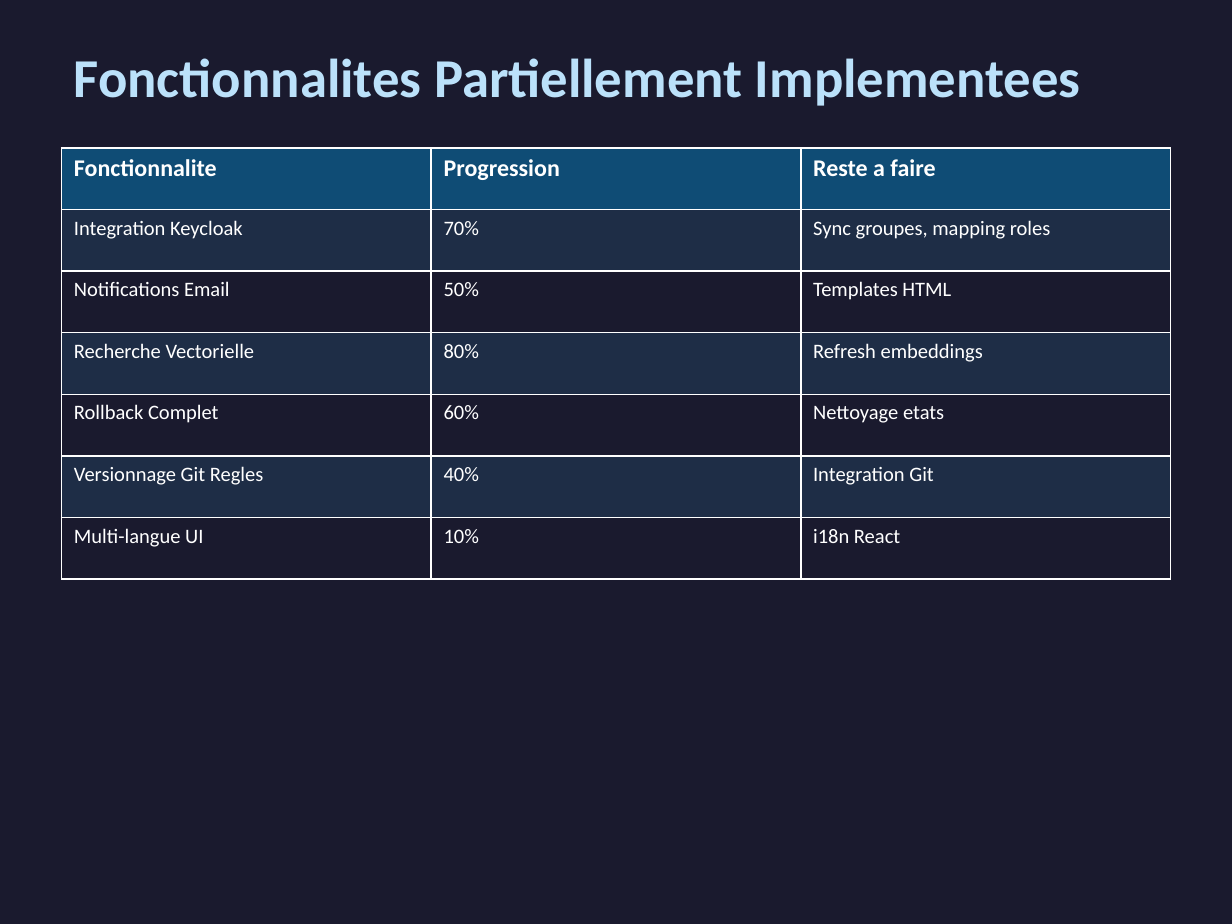
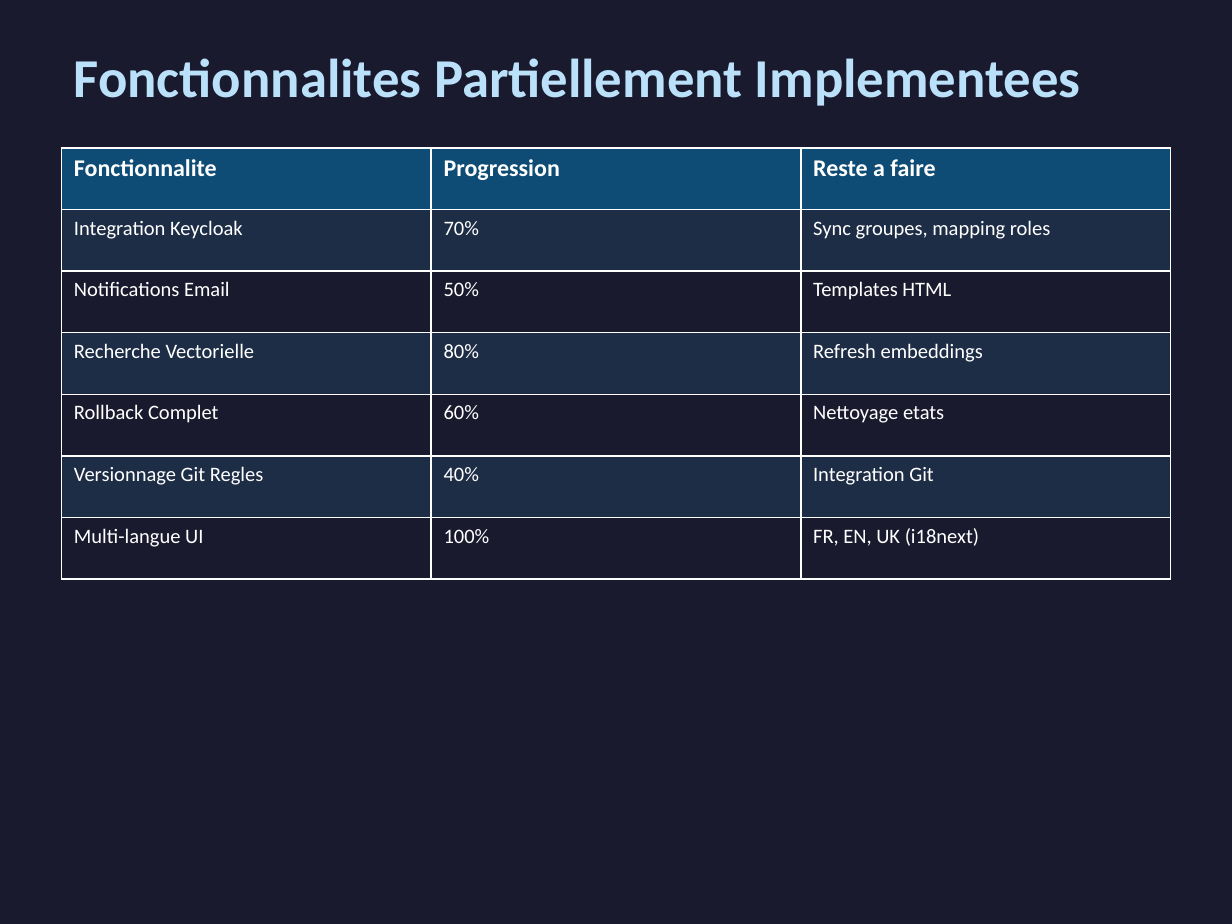
Before and after one commit to Nostradam4ik/IAM-Gateway, a slide deck: slide 16 of presentations/IAM_Gateway_UPEC.pptx. Drawn at 1232x924 pixels with LibreOffice and Linux fonts; fonts in the diff are those of the drawing. Boxes give left, top, right and bottom in pixels: in the first picture for what was removed or moved away, otherwise in the second. Text is boxed around its words. In the diff, an @@ line names an element or a change of style, - is before the commit and + after.

```diff
--- a/presentations/IAM_Gateway_UPEC.pptx
+++ b/presentations/IAM_Gateway_UPEC.pptx
@@ table at (62, 148, 1170, 579) @@
-row 7, column 2: 10%
+row 7, column 2: 100%
-row 7, column 3: i18n React
+row 7, column 3: FR, EN, UK (i18next)
```
Also in this commit, not shown: 7 other slides changed, 1 other file.
